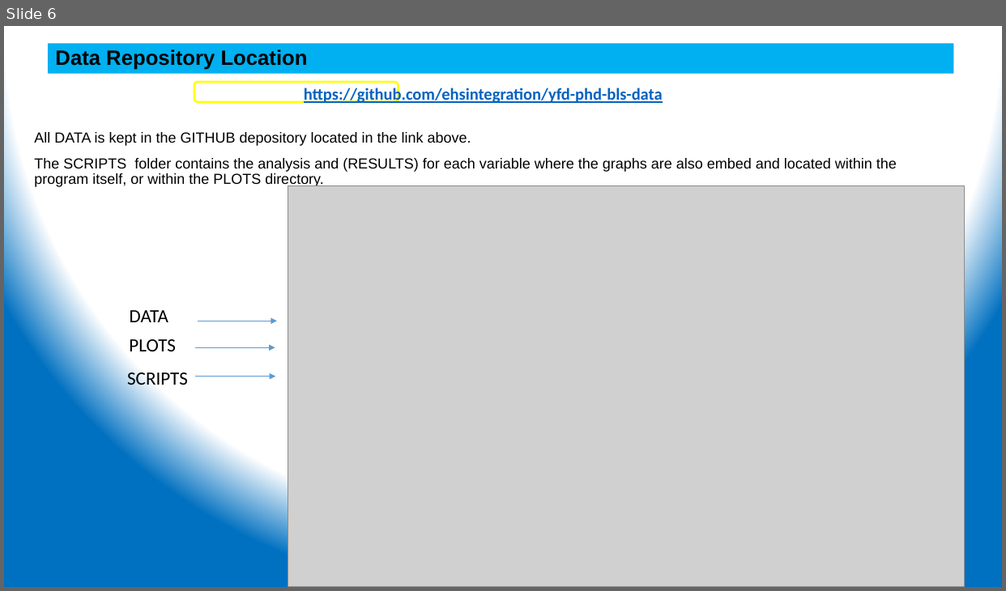
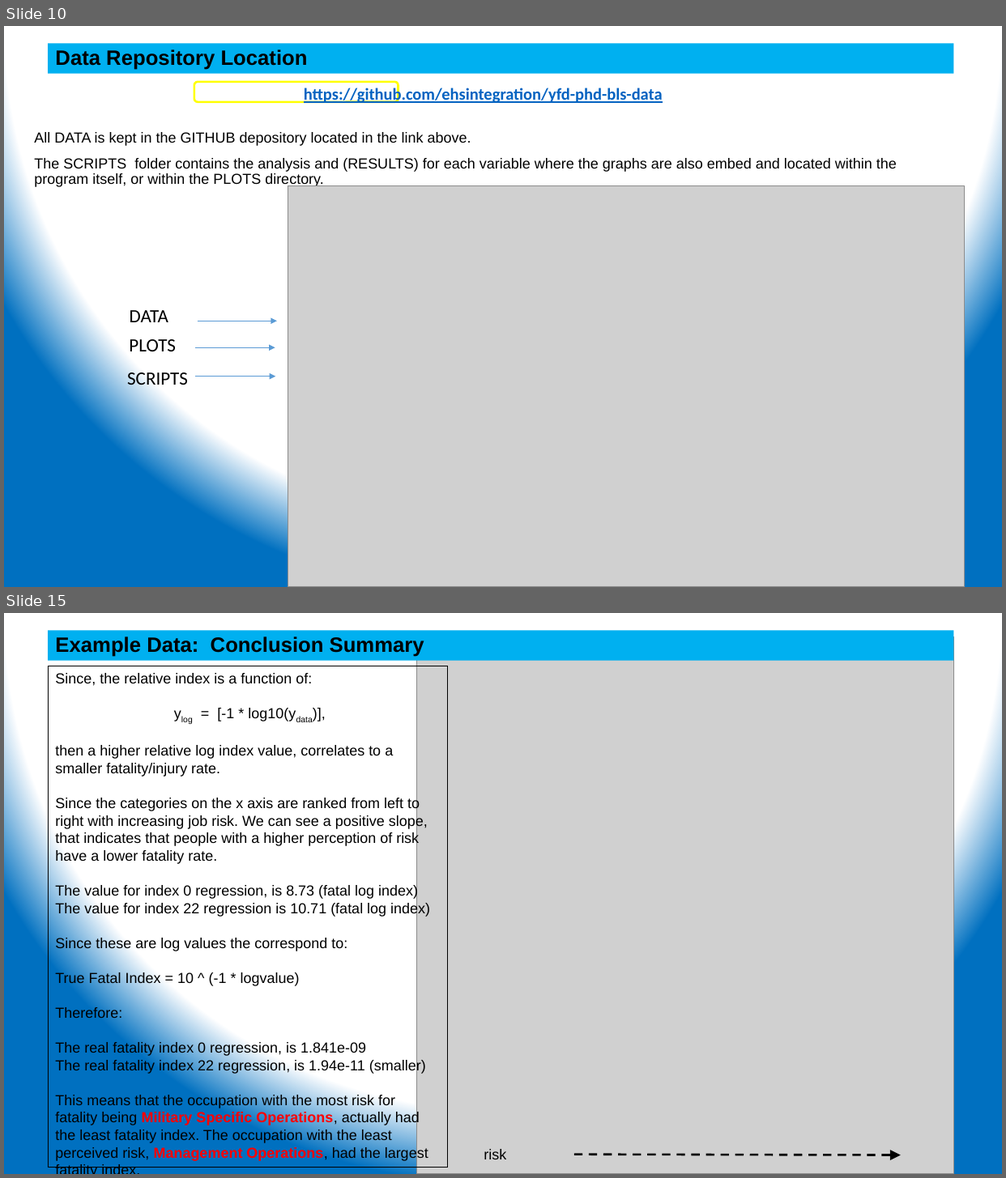
Before and after one commit to ehsintegration/yfd-phd-bls-data, a slide deck: D2-documentation/Data Analysis.pptx. Shown one above the other, each under a label of ours: slide 6 before the commit, slides 10 and 15 after it; the slides between them are not shown. The pictures are 1006x591 and 1006x1178 pixels, drawn with LibreOffice and Linux fonts; fonts in the diff are those of the drawing; grey boxes stand for pictures. Boxes give left, top, right and bottom in pixels: in the first picture for what was removed or moved away, otherwise in the second. Text is boxed around its words. In the diff, an @@ line names an element or a change of style, - is before the commit and + after.

```diff
--- a/D2-documentation/Data Analysis.pptx
+++ b/D2-documentation/Data Analysis.pptx
@@ slide 15 added at bbox=[4, 613, 1002, 1174], background gradient #FFFFFF to #0070C0 @@
@@ rectangle added at bbox=[49, 630, 954, 660], fill #00B0F0, 20 pt, text #000000, bold @@
+Example Data: Conclusion Summary
@@ picture added at bbox=[416, 637, 954, 1174] @@
@@ rectangle added at bbox=[49, 666, 448, 1168], outline #000000 0.75 pt, 14 pt, text #000000 @@
+Since, the relative index is a function of:
+ylog = [-1 * log10(ydata)],
+then a higher relative log index value, correlates to a smaller fatality/injury rate.
+Since the categories on the x axis are ranked from left to right with increasing job risk. We can see a positive slope, that indicates that people with a higher perception of risk have a lower fatality rate.
+The value for index 0 regression, is 8.73 (fatal log index)
+The value for index 22 regression is 10.71 (fatal log index)
+Since these are log values the correspond to:
+True Fatal Index = 10 ^ (-1 * logvalue)
+Therefore:
+The real fatality index 0 regression, is 1.841e-09
+The real fatality index 22 regression, is 1.94e-11 (smaller)
+This means that the occupation with the most risk for fatality being Military Specific Operations, actually had the least fatality index. The occupation with the least perceived risk, Management Operations, had the largest fatality index.
@@ text added at bbox=[484, 1149, 506, 1160], 14 pt, text #000000 @@
+risk
@@ arrow added from (574, 1155) to (901, 1156), #000000 2 pt dashed @@
@@ what was slide 6 is now slide 10 @@
```
Also in this commit, not shown: 4 slides changed, 6 other slides added, 3 other files.
